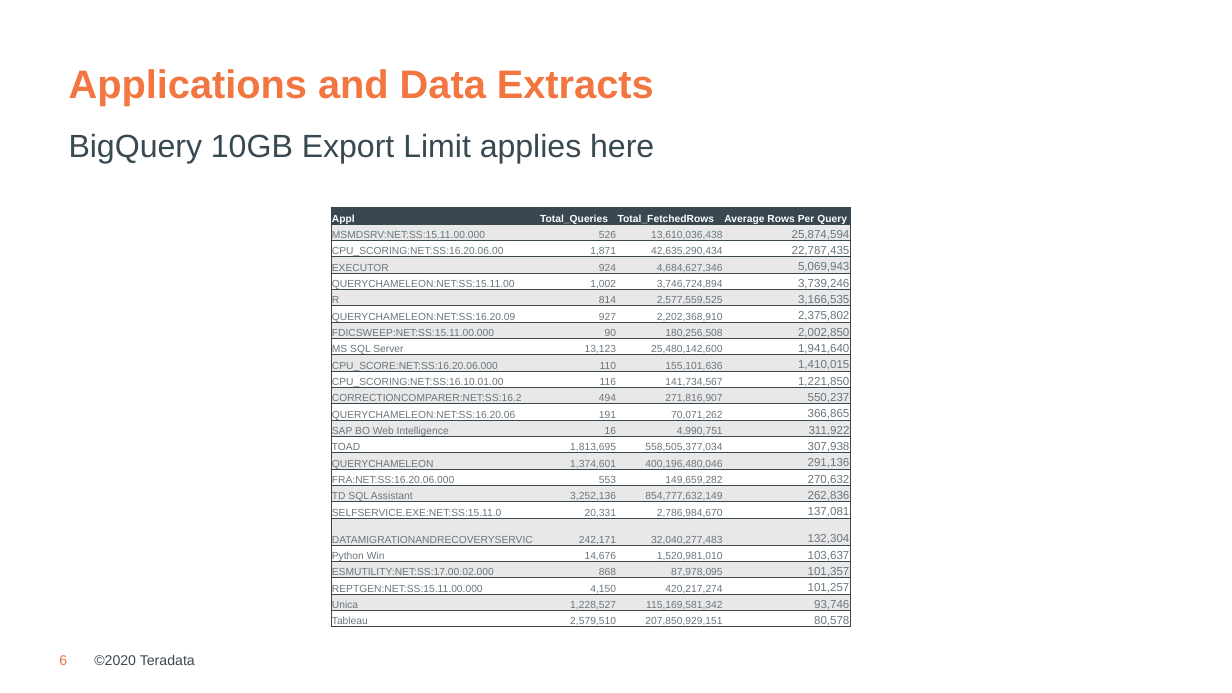
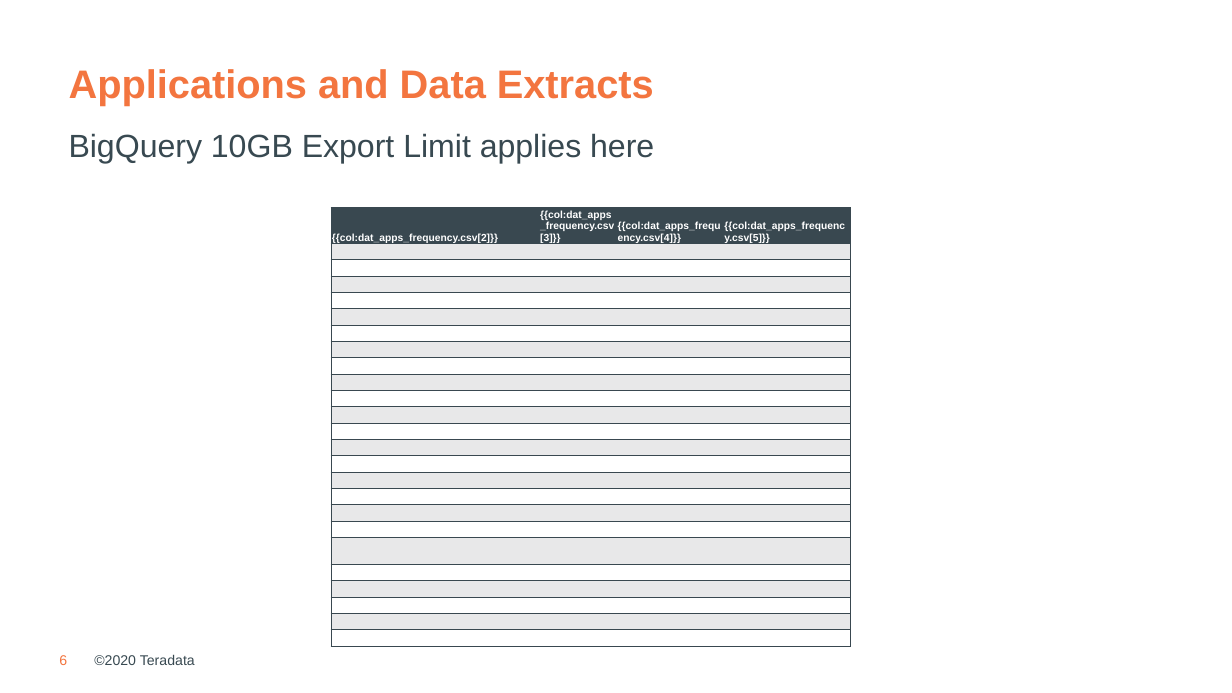
Before and after one commit to tdcoa/sql, a slide deck: slide 6 of filesets/workload_analytics/workload_characteristics.pptx. Drawn at 1232x693 pixels with LibreOffice and Linux fonts; fonts in the diff are those of the drawing; background and template pictures are left out. Boxes give left, top, right and bottom in pixels: in the first picture for what was removed or moved away, otherwise in the second. Text is boxed around its words. In the diff, an @@ line names an element or a change of style, - is before the commit and + after.

```diff
--- a/filesets/workload_analytics/workload_characteristics.pptx
+++ b/filesets/workload_analytics/workload_characteristics.pptx
@@ table at bbox=[331, 208, 849, 649] @@
-row 1: Appl | Total_Queries | Total_FetchedRows | Average Rows Per Query
+row 1: {{col:dat_apps_frequency.csv[2]}} | {{col:dat_apps_frequency.csv[3]}} | {{col:dat_apps_frequency.csv[4]}} | {{col:dat_apps_frequency.csv[5]}}
-row 2: MSMDSRV:NET:SS:15.11.00.000 | 526 | 13,610,036,438 | 25,874,594
+row 2:  |  |  | 
-row 3: CPU_SCORING:NET:SS:16.20.06.00 | 1,871 | 42,635,290,434 | 22,787,435
+row 3:  |  |  | 
-row 4: EXECUTOR | 924 | 4,684,627,346 | 5,069,943
+row 4:  |  |  | 
-row 5: QUERYCHAMELEON:NET:SS:15.11.00 | 1,002 | 3,746,724,894 | 3,739,246
+row 5:  |  |  | 
-row 6: R | 814 | 2,577,559,525 | 3,166,535
+row 6:  |  |  | 
-row 7: QUERYCHAMELEON:NET:SS:16.20.09 | 927 | 2,202,368,910 | 2,375,802
+row 7:  |  |  | 
-row 8: FDICSWEEP:NET:SS:15.11.00.000 | 90 | 180,256,508 | 2,002,850
+row 8:  |  |  | 
-row 9: MS SQL Server | 13,123 | 25,480,142,600 | 1,941,640
+row 9:  |  |  | 
-row 10: CPU_SCORE:NET:SS:16.20.06.000 | 110 | 155,101,636 | 1,410,015
+row 10:  |  |  | 
-row 11: CPU_SCORING:NET:SS:16.10.01.00 | 116 | 141,734,567 | 1,221,850
+row 11:  |  |  | 
-row 12: CORRECTIONCOMPARER:NET:SS:16.2 | 494 | 271,816,907 | 550,237
+row 12:  |  |  | 
-row 13: QUERYCHAMELEON:NET:SS:16.20.06 | 191 | 70,071,262 | 366,865
+row 13:  |  |  | 
-row 14: SAP BO Web Intelligence | 16 | 4,990,751 | 311,922
+row 14:  |  |  | 
-row 15: TOAD | 1,813,695 | 558,505,377,034 | 307,938
+row 15:  |  |  | 
-row 16: QUERYCHAMELEON | 1,374,601 | 400,196,480,046 | 291,136
+row 16:  |  |  | 
-row 17: FRA:NET:SS:16.20.06.000 | 553 | 149,659,282 | 270,632
+row 17:  |  |  | 
-row 18: TD SQL Assistant | 3,252,136 | 854,777,632,149 | 262,836
+row 18:  |  |  | 
-row 19: SELFSERVICE.EXE:NET:SS:15.11.0 | 20,331 | 2,786,984,670 | 137,081
+row 19:  |  |  | 
-row 20: DATAMIGRATIONANDRECOVERYSERVIC | 242,171 | 32,040,277,483 | 132,304
+row 20:  |  |  | 
-row 21: Python Win | 14,676 | 1,520,981,010 | 103,637
+row 21:  |  |  | 
-row 22: ESMUTILITY:NET:SS:17.00.02.000 | 868 | 87,978,095 | 101,357
+row 22:  |  |  | 
-row 23: REPTGEN:NET:SS:15.11.00.000 | 4,150 | 420,217,274 | 101,257
+row 23:  |  |  | 
-row 24: Unica | 1,228,527 | 115,169,581,342 | 93,746
+row 24:  |  |  | 
-row 25: Tableau | 2,579,510 | 207,850,929,151 | 80,578
+row 25:  |  |  | 
```
Also in this commit, not shown: 3 other slides changed, 1 slide added, 1 other file.
